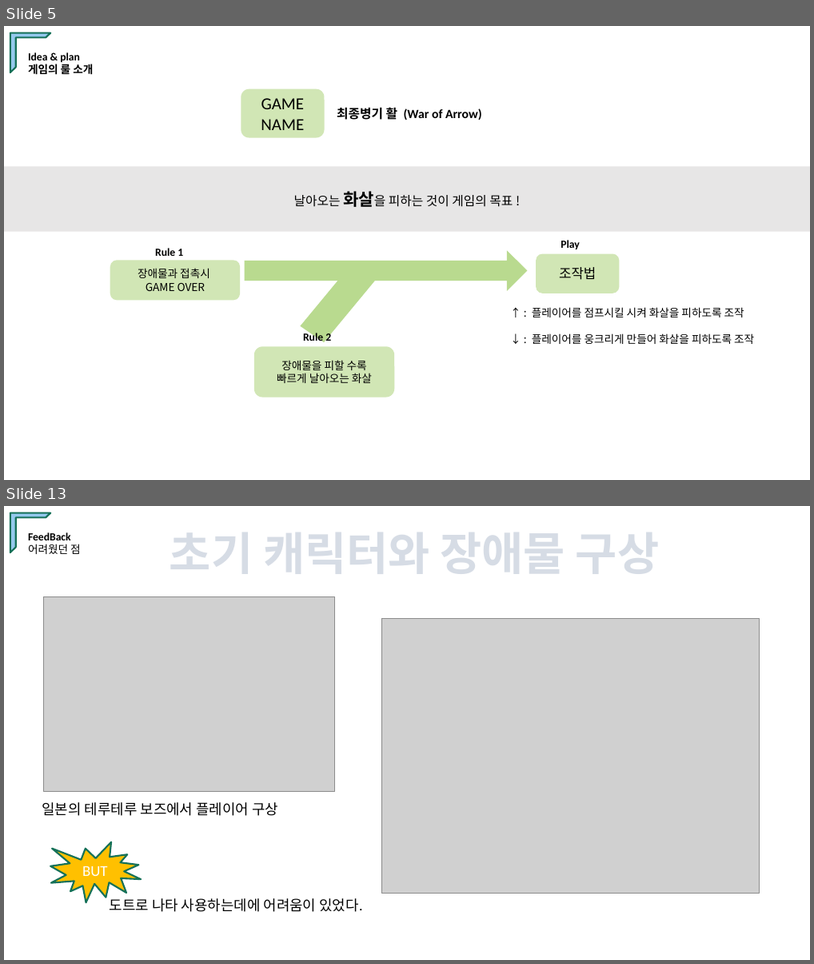
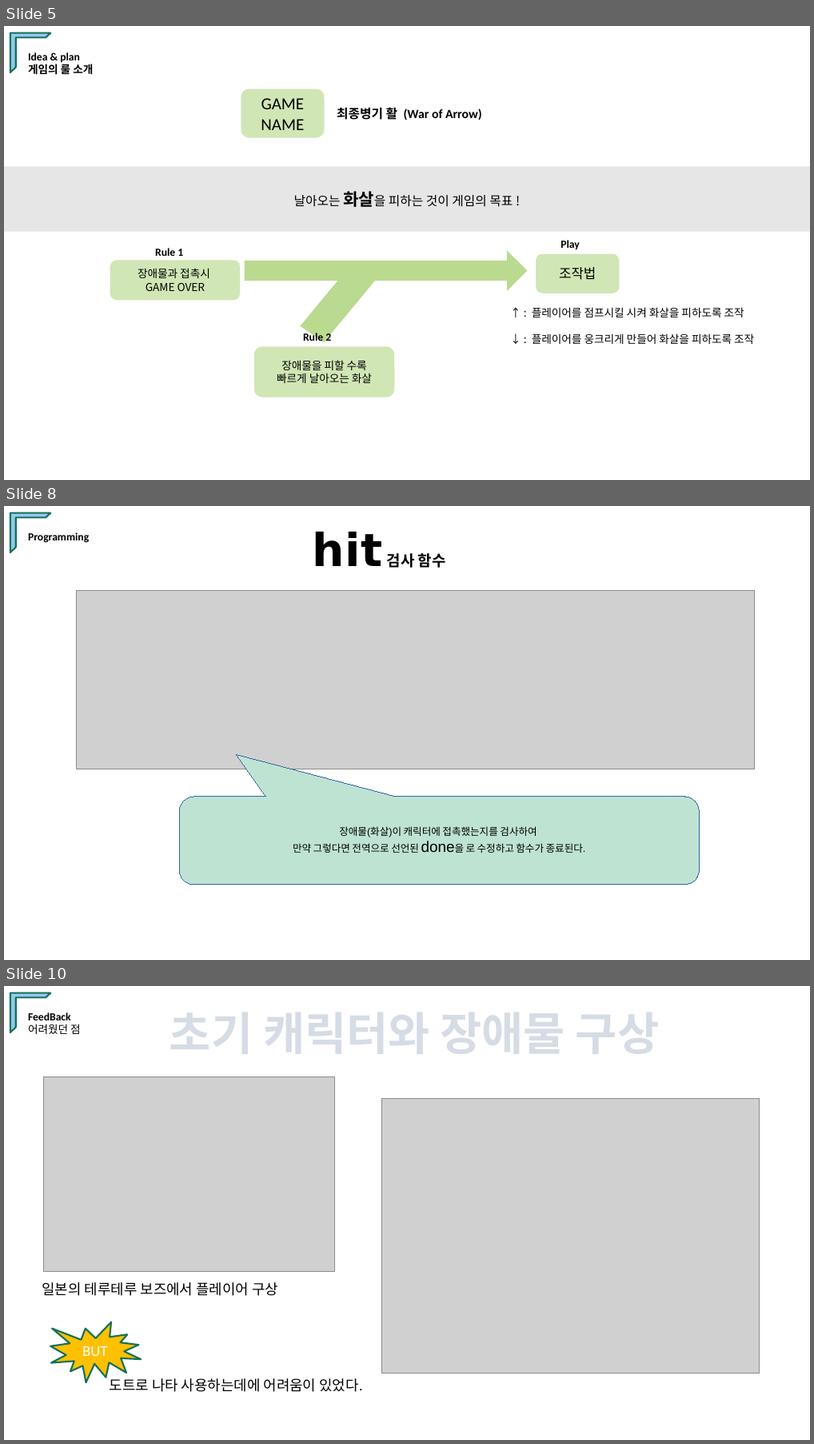
Before and after one commit to Brogi/TeamProject_Team5, a slide deck: Linuxversion.odp. Shown one above the other, each under a label of ours: slides 5 and 13 before the commit, slides 5, 8 and 10 after it; the slides between them are not shown. The pictures are 814x964 and 814x1444 pixels, drawn with LibreOffice and Linux fonts; fonts in the diff are those of the drawing; grey boxes stand for pictures. Boxes give left, top, right and bottom in pixels: in the first picture for what was removed or moved away, otherwise in the second. Text is boxed around its words. In the diff, an @@ line names an element or a change of style, - is before the commit and + after.

```diff
--- a/Linuxversion.odp
+++ b/Linuxversion.odp
@@ slide 8 added at <box>4,506,810,960</box>, background #FFFFFF @@
@@ half frame added at <box>10,512,50,552</box>, fill #94C8ED, outline #157158 2.01 pt @@
@@ text added at <box>28,532,89,543</box>, 13 pt, text #000000, bold @@
+Programming
@@ text added at <box>312,532,446,568</box>, 18 pt, text #000000, bold @@
+hit 검사 함수
@@ picture added at <box>77,591,755,769</box> @@
@@ rounded speech box added at <box>179,796,700,884</box>, fill #BEE3D3, outline #3465A4 0 pt, 12 pt, text #000000 @@
+장애물(화살)이 캐릭터에 접촉했는지를 검사하여
+만약 그렇다면 전역으로 선언된 done을 로 수정하고 함수가 종료된다.
@@ what was slide 13 is now slide 10 @@
```
Also in this commit, not shown: 3 other slides added, 7 slides removed, 1 other file.
